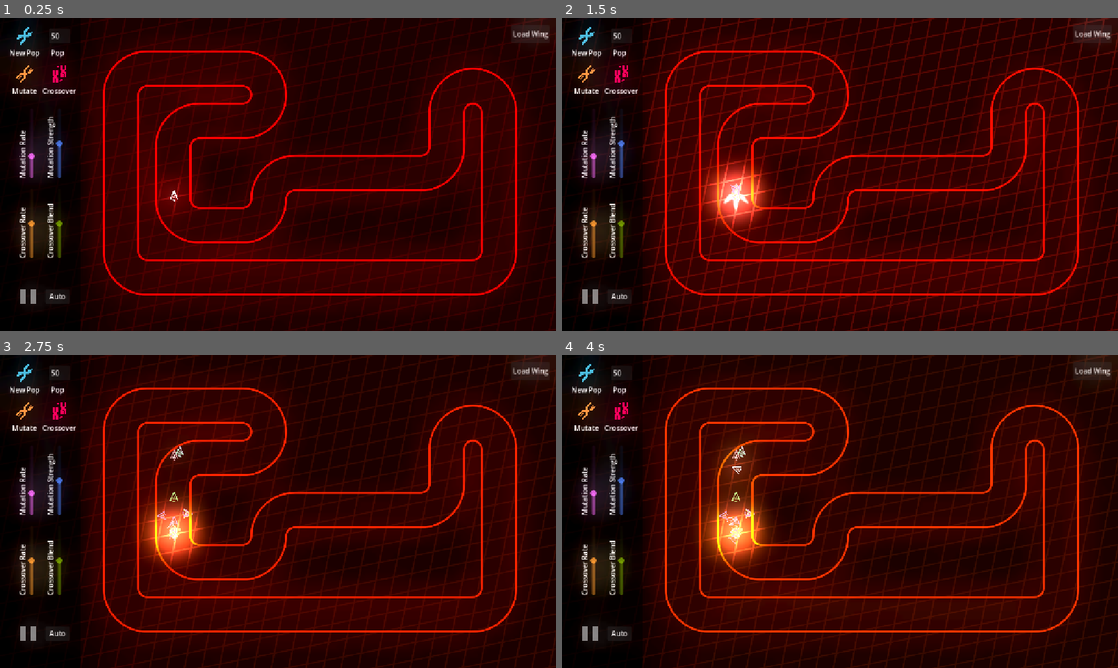
Above: before the commit, frames 1-4 (two rows, left to right).
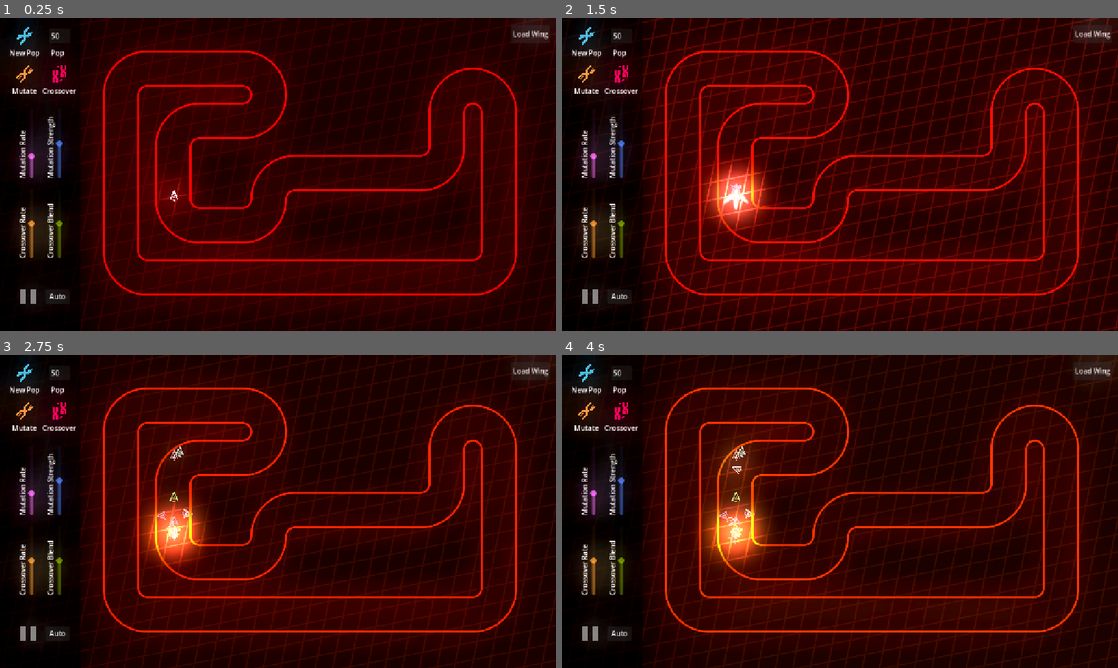
Above: after the commit, the same moments.

Repository: JulienToumieh/neural-drift
Game: Godot game, scene res://tracks/track1.tscn
Two runs of this game, one before a commit and one after it. Both use one fixed random seed, a clock stepped at 60 frames per second and the inputs below. This scene is started directly instead of the project's main scene.
Inputs (mouse positions are in pixels of both pictures, inside the frame that each line leads up to):
- Up to frame 1 (0.25 s): no input
- Up to frame 2 (1.5 s): click (584, 43) at 0.5 s; click (584, 43) at 1.25 s
- Up to frame 3 (2.75 s): hold Right (ui_right) from 2.03 s (still down)
- Up to frame 4 (4 s): release Right (ui_right) at 2.78 s; hold Down (ui_down) 2.78-3.53 s; hold Right (ui_right) from 3.53 s (still down)

The runs differ from the first frame. In frame 1, less than 0.1% of the frame differs, in the area x 74-75%, y 65-66%; in frame 2, 25%, in the area x 14-100%, y 0-100%; in frame 3, 13%; in frame 4, 13%.

Commit message:
Added BG move animation

Diff:
--- a/components/genetic_controller.tscn
+++ b/components/genetic_controller.tscn
@@ -31,6 +31,33 @@
 [sub_resource type="StyleBoxEmpty" id="StyleBoxEmpty_napn6"]
 
 [sub_resource type="StyleBoxEmpty" id="StyleBoxEmpty_t0esg"]
+
+[sub_resource type="Animation" id="Animation_r0jk4"]
+length = 0.001
+tracks/0/type = "value"
+tracks/0/imported = false
+tracks/0/enabled = true
+tracks/0/path = NodePath("BGLines/Bglines:modulate")
+tracks/0/interp = 1
+tracks/0/loop_wrap = true
+tracks/0/keys = {
+"times": PackedFloat32Array(0),
+"transitions": PackedFloat32Array(1),
+"update": 0,
+"values": [Color(0.15, 0.15, 0.15, 1)]
+}
+tracks/1/type = "value"
+tracks/1/imported = false
+tracks/1/enabled = true
+tracks/1/path = NodePath("BGLines/Bglines:position")
+tracks/1/interp = 1
+tracks/1/loop_wrap = true
+tracks/1/keys = {
+"times": PackedFloat32Array(0),
+"transitions": PackedFloat32Array(1),
+"update": 0,
+"values": [Vector2(656, 360)]
+}
 
 [sub_resource type="Animation" id="Animation_kgqup"]
 resource_name = "pulse_bg"
@@ -48,25 +75,48 @@
 "values": [Color(0.15, 0.15, 0.15, 1), Color(0.37, 0.37, 0.37, 1), Color(0.15, 0.15, 0.15, 1)]
 }
 
-[sub_resource type="Animation" id="Animation_r0jk4"]
+[sub_resource type="AnimationLibrary" id="AnimationLibrary_12qjl"]
+_data = {
+&"RESET": SubResource("Animation_r0jk4"),
+&"pulse_bg": SubResource("Animation_kgqup")
+}
+
+[sub_resource type="Animation" id="Animation_12qjl"]
+resource_name = "bg_move"
+length = 20.0
+loop_mode = 1
+tracks/0/type = "value"
+tracks/0/imported = false
+tracks/0/enabled = true
+tracks/0/path = NodePath("BGLines/Bglines:position")
+tracks/0/interp = 2
+tracks/0/loop_wrap = true
+tracks/0/keys = {
+"times": PackedFloat32Array(0, 4.3, 9.66667, 14.9667, 20),
+"transitions": PackedFloat32Array(1, 1, 1, 1, 1),
+"update": 0,
+"values": [Vector2(656, 360), Vector2(688, 328), Vector2(592, 304), Vector2(680, 400), Vector2(656, 360)]
+}
+
+[sub_resource type="Animation" id="Animation_napn6"]
 length = 0.001
 tracks/0/type = "value"
 tracks/0/imported = false
 tracks/0/enabled = true
-tracks/0/path = NodePath("BGLines/Bglines:modulate")
+tracks/0/path = NodePath("BGLines/Bglines:position")
 tracks/0/interp = 1
 tracks/0/loop_wrap = true
 tracks/0/keys = {
 "times": PackedFloat32Array(0),
 "transitions": PackedFloat32Array(1),
 "update": 0,
-"values": [Color(0.15, 0.15, 0.15, 1)]
-}
-
-[sub_resource type="AnimationLibrary" id="AnimationLibrary_12qjl"]
+"values": [Vector2(656, 360)]
+}
+
+[sub_resource type="AnimationLibrary" id="AnimationLibrary_t0esg"]
 _data = {
-&"RESET": SubResource("Animation_r0jk4"),
-&"pulse_bg": SubResource("Animation_kgqup")
+&"RESET": SubResource("Animation_napn6"),
+&"bg_move": SubResource("Animation_12qjl")
 }
 
 [sub_resource type="Environment" id="Environment_kgqup"]
@@ -409,6 +459,12 @@
 &"": SubResource("AnimationLibrary_12qjl")
 }
 
+[node name="AnimationPlayer2" type="AnimationPlayer" parent="."]
+libraries = {
+&"": SubResource("AnimationLibrary_t0esg")
+}
+autoplay = "bg_move"
+
 [node name="WorldEnvironment" type="WorldEnvironment" parent="."]
 environment = SubResource("Environment_kgqup")
 
Not shown: 1 places in components/genetic_controller.tscn that only renumber resources
